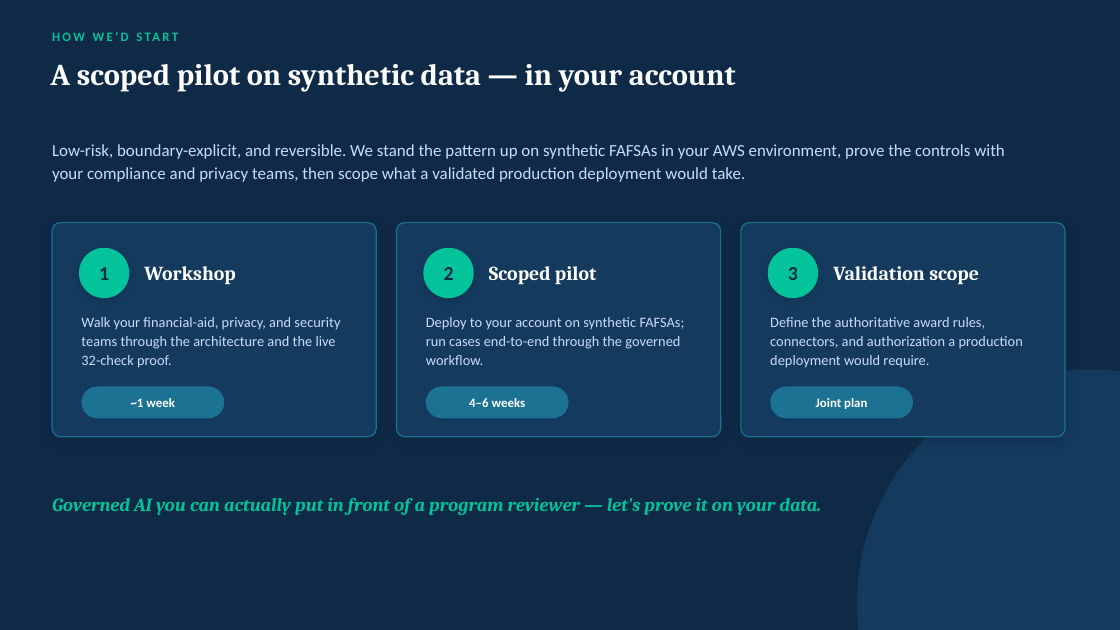
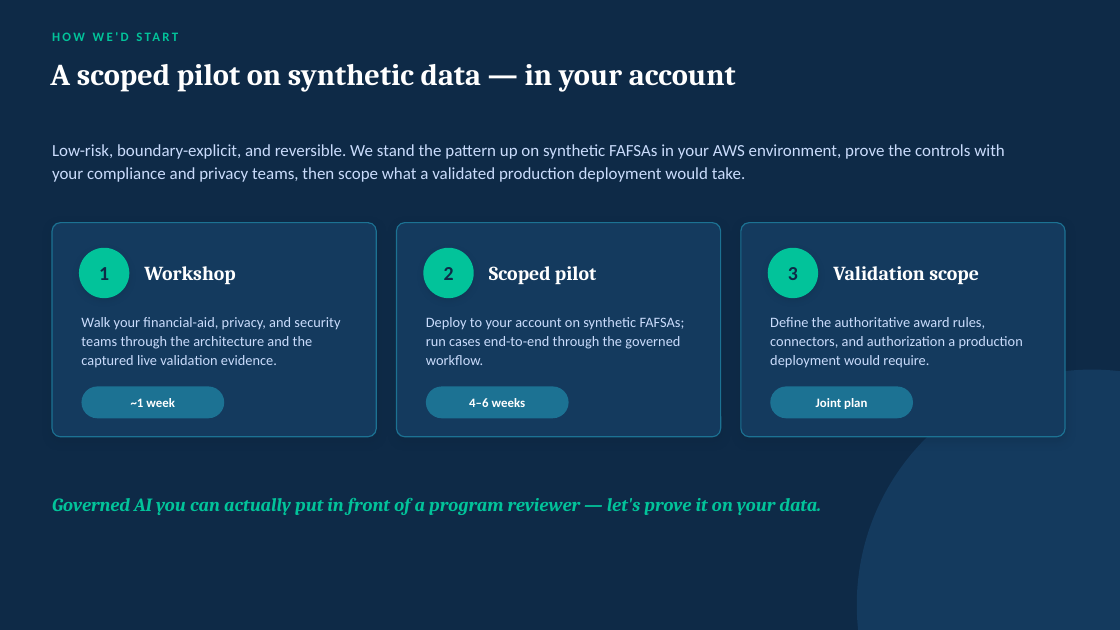
Before and after one commit to virtualryder/EDU_financial_aid_agent, a slide deck: slide 10 of docs/Financial-Aid-AgentCore-Customer.pptx. Drawn at 1120x630 pixels with LibreOffice and Linux fonts; fonts in the diff are those of the drawing. Boxes give left, top, right and bottom in pixels: in the first picture for what was removed or moved away, otherwise in the second. Text is boxed around its words. In the diff, an @@ line names an element or a change of style, - is before the commit and + after.

```diff
--- a/docs/Financial-Aid-AgentCore-Customer.pptx
+++ b/docs/Financial-Aid-AgentCore-Customer.pptx
@@ text at (x1=81, y1=317, x2=340, y2=368): text changed @@
-Walk your financial-aid, privacy, and security teams through the architecture and the live 32-check proof.
+Walk your financial-aid, privacy, and security teams through the architecture and the captured live validation evidence.
```
Also in this commit, not shown: 1 other slide changed, 8 other files.
